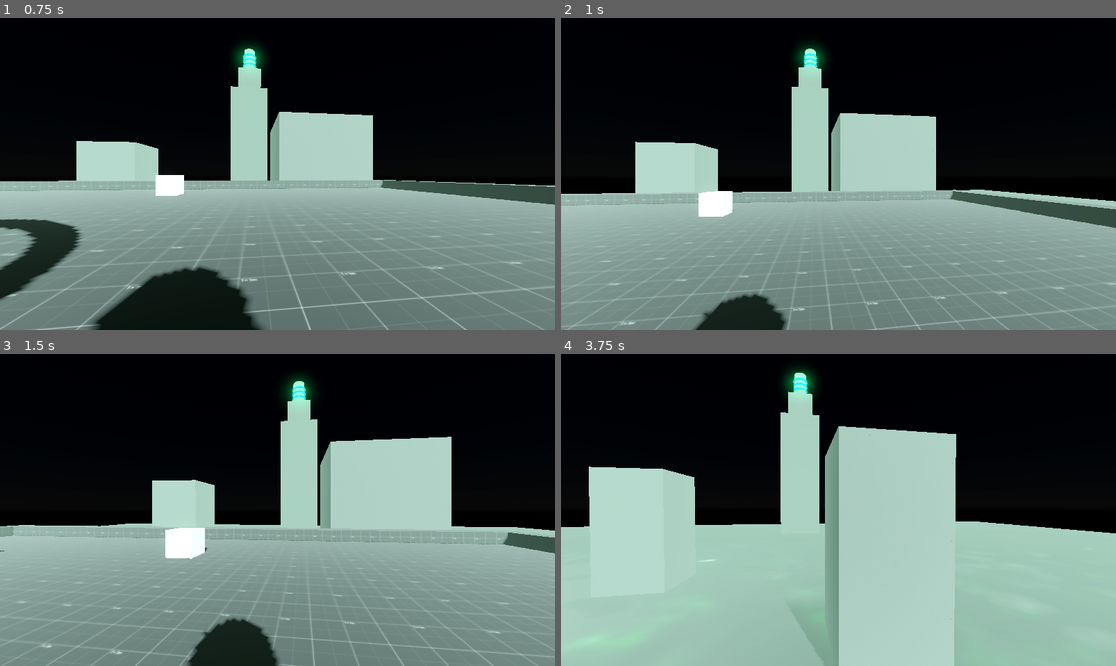
Above: before the commit, frames 1-4 (two rows, left to right).
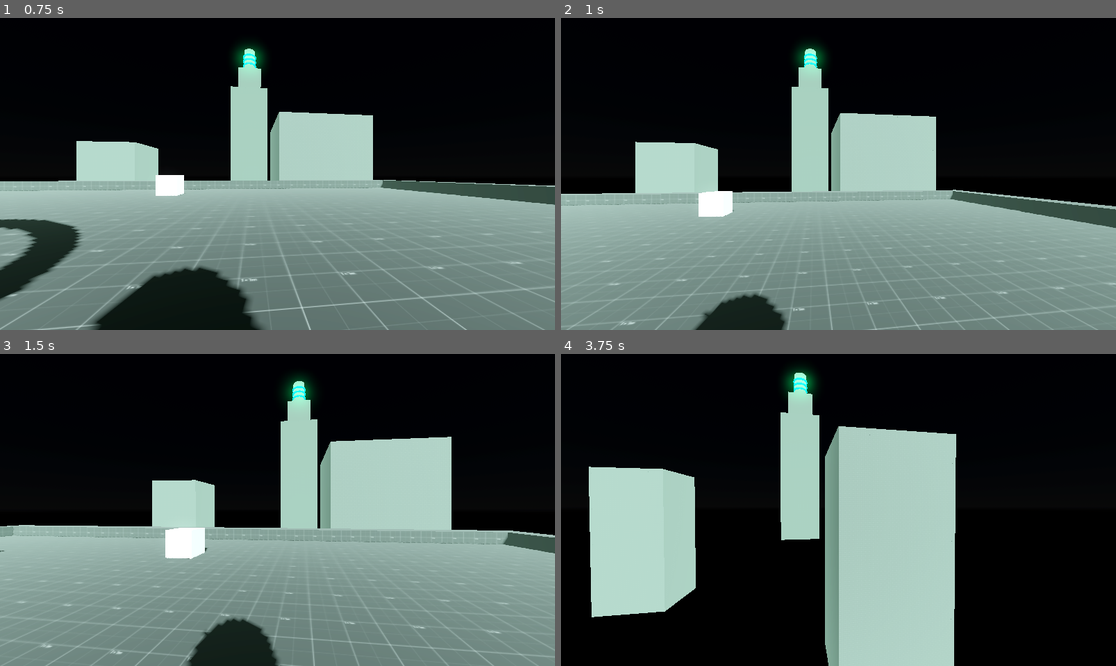
Above: after the commit, the same moments.

Repository: RuffledPlume/GWF-78
Game: Godot game, scene res://Levels/Sandbox.tscn
Same seed, same stepped clock (60 frames per second), same inputs: the game is played once before the commit and once after it.
Inputs (mouse positions are in pixels of both pictures, inside the frame that each line leads up to):
- Up to frame 1 (0.75 s): tap Enter at 0.5 s; move the mouse to (305, 174) at 0.52 s; hold W (Forward) from 0.53 s (still down); click (305, 174) at 0.6 s
- Up to frame 2 (1 s): keep holding W (Forward); tap Space (Jump) at 0.77 s
- Up to frame 3 (1.5 s): keep holding W (Forward); move the mouse to (249, 510) at 1.27 s; click (249, 510) at 1.35 s
- Up to frame 4 (3.75 s): keep holding W (Forward); tap Space (Jump) at 1.52, 3.02 s; move the mouse to (849, 503) at 2.02 s; click (849, 503) at 2.1 s; move the mouse to (832, 516) at 2.77 s; click (832, 516) at 2.85 s; move the mouse to (877, 513) at 3.52 s; click (877, 513) at 3.6 s

Frame 1 is identical in both runs. In frame 2, 0.3% of the frame differs, in the area x 72-100%, y 55-61%; in frame 3, 0.4%; in frame 4, 29%, in the area x 0-100%, y 53-100%.

Commit message:
Toxic Smog Vertex Shader Added

Diff:
--- a/Levels/Sandbox.tscn
+++ b/Levels/Sandbox.tscn
@@ -1,9 +1,7 @@
-[gd_scene load_steps=19 format=3 uid="uid://datu3rc6g2iod"]
+[gd_scene load_steps=16 format=3 uid="uid://datu3rc6g2iod"]
 
 [ext_resource type="Texture2D" uid="uid://dt48n212okjo6" path="res://Materials/prototype-texture-with-size.png" id="1_chle4"]
 [ext_resource type="PackedScene" uid="uid://dikcrsr171oyg" path="res://Prefabs/Player.tscn" id="2_k8lnm"]
-[ext_resource type="PackedScene" uid="uid://co51g5vsdgrm0" path="res://Prefabs/FogBarrier.tscn" id="2_pdfes"]
-[ext_resource type="Shader" uid="uid://b8m5vepjk5yr5" path="res://Shader/FogBarrier.tres" id="3_cvv1y"]
 [ext_resource type="PackedScene" uid="uid://fnvvxl6bxw5h" path="res://Prefabs/interaction_test.tscn" id="5_cqemu"]
 [ext_resource type="PackedScene" uid="uid://c0k1dgeaxg3v7" path="res://Prefabs/teleporter.tscn" id="5_lvwsf"]
 
@@ -66,11 +64,6 @@
 albedo_texture = ExtResource("1_chle4")
 uv1_triplanar = true
 
-[sub_resource type="ShaderMaterial" id="ShaderMaterial_6c7mx"]
-resource_local_to_scene = true
-render_priority = 0
-shader = ExtResource("3_cvv1y")
-
 [node name="Sandbox" type="Node3D"]
 
 [node name="WorldEnvironment" type="WorldEnvironment" parent="."]
@@ -398,11 +391,6 @@
 omni_range = 32.422
 omni_attenuation = -0.375
 
-[node name="FogBarrier" parent="." instance=ExtResource("2_pdfes")]
-transform = Transform3D(1, 0, 0, 0, 1, 0, 0, 0, 1, 4, 9, -43)
-material_override = SubResource("ShaderMaterial_6c7mx")
-skeleton = NodePath("../Player/CameraPivot")
-
 [node name="InteractionTest" parent="." instance=ExtResource("5_cqemu")]
 transform = Transform3D(1, 0, 0, 0, 1, 0, 0, 0, 1, 0, 51, -10)
 
--- a/Prefabs/FogBarrier.tscn
+++ b/Prefabs/FogBarrier.tscn
@@ -1,14 +1,18 @@
 [gd_scene load_steps=4 format=3 uid="uid://co51g5vsdgrm0"]
 
-[ext_resource type="Shader" uid="uid://b8m5vepjk5yr5" path="res://Shader/FogBarrier.tres" id="1_mlnvh"]
+[ext_resource type="Shader" uid="uid://b8m5vepjk5yr5" path="res://FogBarrier.tres" id="1_mlnvh"]
 
 [sub_resource type="ShaderMaterial" id="ShaderMaterial_lnbvd"]
 resource_local_to_scene = true
 render_priority = 0
 shader = ExtResource("1_mlnvh")
+shader_parameter/Speed = 1.0
+shader_parameter/Amplitude = Vector3(25, 50, 25)
 
 [sub_resource type="PlaneMesh" id="PlaneMesh_mo8e6"]
 size = Vector2(1000, 1000)
+subdivide_width = 512
+subdivide_depth = 512
 
 [node name="FogBarrier" type="MeshInstance3D"]
 material_override = SubResource("ShaderMaterial_lnbvd")
--- a/Shader/FogBarrier.tres
+++ b/Shader/FogBarrier.tres
@@ -97,10 +97,109 @@
 [sub_resource type="VisualShaderNodeTexture" id="VisualShaderNodeTexture_nettg"]
 texture = SubResource("GradientTexture1D_u6mpe")
 
+[sub_resource type="VisualShaderNodeInput" id="VisualShaderNodeInput_08qkb"]
+expanded_output_ports = [0]
+input_name = "uv"
+
+[sub_resource type="VisualShaderNodeFloatFunc" id="VisualShaderNodeFloatFunc_gyrjl"]
+function = 0
+
+[sub_resource type="VisualShaderNodeFloatOp" id="VisualShaderNodeFloatOp_sin46"]
+operator = 2
+
+[sub_resource type="VisualShaderNodeFloatOp" id="VisualShaderNodeFloatOp_i22ph"]
+
+[sub_resource type="VisualShaderNodeVectorDecompose" id="VisualShaderNodeVectorDecompose_hod76"]
+
+[sub_resource type="VisualShaderNodeFloatOp" id="VisualShaderNodeFloatOp_ywrjm"]
+operator = 2
+
+[sub_resource type="VisualShaderNodeInput" id="VisualShaderNodeInput_wcvk1"]
+expanded_output_ports = [0]
+input_name = "vertex"
+
+[sub_resource type="VisualShaderNodeFloatOp" id="VisualShaderNodeFloatOp_snfwt"]
+
+[sub_resource type="VisualShaderNodeVectorCompose" id="VisualShaderNodeVectorCompose_pquu5"]
+
+[sub_resource type="VisualShaderNodeVec3Parameter" id="VisualShaderNodeVec3Parameter_a2qdx"]
+expanded_output_ports = [0]
+parameter_name = "Amplitude"
+default_value_enabled = true
+default_value = Vector3(25, 50, 25)
+
+[sub_resource type="FastNoiseLite" id="FastNoiseLite_377i2"]
+frequency = 0.02
+
+[sub_resource type="NoiseTexture2D" id="NoiseTexture2D_varii"]
+noise = SubResource("FastNoiseLite_377i2")
+
+[sub_resource type="VisualShaderNodeTexture" id="VisualShaderNodeTexture_po02v"]
+texture = SubResource("NoiseTexture2D_varii")
+
+[sub_resource type="VisualShaderNodeVec3Parameter" id="VisualShaderNodeVec3Parameter_fbqq0"]
+expanded_output_ports = [0]
+parameter_name = "Frequency"
+default_value_enabled = true
+default_value = Vector3(25, 50, 25)
+
+[sub_resource type="VisualShaderNodeInput" id="VisualShaderNodeInput_lmh5d"]
+expanded_output_ports = [0]
+input_name = "uv"
+
+[sub_resource type="VisualShaderNodeFloatOp" id="VisualShaderNodeFloatOp_xru8i"]
+operator = 2
+
+[sub_resource type="VisualShaderNodeVectorDecompose" id="VisualShaderNodeVectorDecompose_wi6rc"]
+
+[sub_resource type="VisualShaderNodeFloatOp" id="VisualShaderNodeFloatOp_5yvg6"]
+operator = 2
+
+[sub_resource type="VisualShaderNodeFloatFunc" id="VisualShaderNodeFloatFunc_rkokg"]
+function = 0
+
+[sub_resource type="VisualShaderNodeFloatOp" id="VisualShaderNodeFloatOp_r8h68"]
+
+[sub_resource type="VisualShaderNodeFloatOp" id="VisualShaderNodeFloatOp_pu0ww"]
+operator = 2
+
+[sub_resource type="VisualShaderNodeFloatOp" id="VisualShaderNodeFloatOp_xx1ot"]
+operator = 2
+
+[sub_resource type="VisualShaderNodeInput" id="VisualShaderNodeInput_3j0fa"]
+expanded_output_ports = [0]
+input_name = "vertex"
+
+[sub_resource type="VisualShaderNodeFloatOp" id="VisualShaderNodeFloatOp_ssm5b"]
+
+[sub_resource type="VisualShaderNodeUVFunc" id="VisualShaderNodeUVFunc_ugl6p"]
+
+[sub_resource type="VisualShaderNodeFloatOp" id="VisualShaderNodeFloatOp_nw3j5"]
+default_input_values = [0, 0.0, 1, 0.005]
+operator = 2
+
+[sub_resource type="VisualShaderNodeVectorOp" id="VisualShaderNodeVectorOp_uwul4"]
+default_input_values = [0, Vector3(0, 0, 0), 1, Vector3(0, 20, 0)]
+operator = 2
+
+[sub_resource type="VisualShaderNodeFloatParameter" id="VisualShaderNodeFloatParameter_2ivld"]
+parameter_name = "Speed"
+hint = 2
+min = 0.5
+max = 5.0
+default_value_enabled = true
+default_value = 1.0
+
+[sub_resource type="VisualShaderNodeInput" id="VisualShaderNodeInput_g1ad8"]
+input_name = "time"
+
 [resource]
 code = "shader_type spatial;
 render_mode blend_mix, depth_draw_opaque, cull_back, diffuse_lambert, specular_schlick_ggx;
 
+uniform float Speed : hint_range(0.5, 5, 0.10000000149012) = 1;
+uniform vec3 Amplitude = vec3(25.000000, 50.000000, 25.000000);
+uniform sampler2D tex_vtx_2;
 uniform sampler2D tex_frg_3;
 uniform sampler2D tex_frg_6;
 uniform sampler2D tex_frg_9;
@@ -109,6 +208,126 @@
 
 
 
+void vertex() {
+// Input:16
+	vec3 n_out16p0 = VERTEX;
+	float n_out16p1 = n_out16p0.r;
+
+
+// Input:10
+	vec2 n_out10p0 = UV;
+	float n_out10p2 = n_out10p0.g;
+
+
+// Input:9
+	float n_out9p0 = TIME;
+
+
+// FloatParameter:6
+	float n_out6p0 = Speed;
+
+
+// FloatOp:12
+	float n_out12p0 = n_out9p0 * n_out6p0;
+
+
+// FloatOp:13
+	float n_out13p0 = n_out10p2 + n_out12p0;
+
+
+// FloatFunc:11
+	float n_out11p0 = sin(n_out13p0);
+
+
+// Vector3Parameter:19
+	vec3 n_out19p0 = Amplitude;
+
+
+// VectorDecompose:14
+	float n_out14p0 = n_out19p0.x;
+	float n_out14p1 = n_out19p0.y;
+	float n_out14p2 = n_out19p0.z;
+
+
+// FloatOp:15
+	float n_out15p0 = n_out11p0 * n_out14p0;
+
+
+// FloatOp:22
+	float n_in22p1 = 0.00000;
+	float n_out22p0 = n_out15p0 * n_in22p1;
+
+
+// FloatOp:17
+	float n_out17p0 = n_out16p1 + n_out22p0;
+
+
+// FloatOp:33
+	float n_in33p1 = 0.00500;
+	float n_out33p0 = n_out9p0 * n_in33p1;
+
+
+// UVFunc:32
+	vec2 n_in32p1 = vec2(1.00000, 1.00000);
+	vec2 n_out32p0 = vec2(n_out33p0) * n_in32p1 + UV;
+
+
+// Texture2D:2
+	vec4 n_out2p0 = texture(tex_vtx_2, n_out32p0);
+
+
+// VectorOp:5
+	vec3 n_in5p1 = vec3(0.00000, 20.00000, 0.00000);
+	vec3 n_out5p0 = vec3(n_out2p0.xyz) * n_in5p1;
+
+
+// VectorDecompose:23
+	float n_out23p0 = n_out5p0.x;
+	float n_out23p1 = n_out5p0.y;
+	float n_out23p2 = n_out5p0.z;
+
+
+// Input:30
+	vec3 n_out30p0 = VERTEX;
+	float n_out30p3 = n_out30p0.b;
+
+
+// FloatOp:24
+	float n_out24p0 = n_out9p0 * n_out6p0;
+
+
+// FloatOp:26
+	float n_in26p0 = 0.00000;
+	float n_out26p0 = n_in26p0 + n_out24p0;
+
+
+// FloatFunc:25
+	float n_out25p0 = sin(n_out26p0);
+
+
+// FloatOp:27
+	float n_out27p0 = n_out25p0 * n_out14p2;
+
+
+// FloatOp:29
+	float n_in29p1 = 0.00000;
+	float n_out29p0 = n_out27p0 * n_in29p1;
+
+
+// FloatOp:31
+	float n_out31p0 = n_out30p3 + n_out29p0;
+
+
+// VectorCompose:18
+	vec3 n_out18p0 = vec3(n_out17p0, n_out23p1, n_out31p0);
+
+
+// Output:0
+	VERTEX = n_out18p0;
+
+
+}
+
 void fragment() {
 // Input:2
 	float n_out2p0 = TIME;
@@ -175,7 +394,63 @@
 
 }
 "
-graph_offset = Vector2(-534.7, -106.351)
+graph_offset = Vector2(-364.394, -96.8664)
+nodes/vertex/0/position = Vector2(640, 0)
+nodes/vertex/2/node = SubResource("VisualShaderNodeTexture_po02v")
+nodes/vertex/2/position = Vector2(-520, -280)
+nodes/vertex/5/node = SubResource("VisualShaderNodeVectorOp_uwul4")
+nodes/vertex/5/position = Vector2(-180, -220)
+nodes/vertex/6/node = SubResource("VisualShaderNodeFloatParameter_2ivld")
+nodes/vertex/6/position = Vector2(-1400, 780)
+nodes/vertex/9/node = SubResource("VisualShaderNodeInput_g1ad8")
+nodes/vertex/9/position = Vector2(-1500, 140)
+nodes/vertex/10/node = SubResource("VisualShaderNodeInput_08qkb")
+nodes/vertex/10/position = Vector2(-1180, 480)
+nodes/vertex/11/node = SubResource("VisualShaderNodeFloatFunc_gyrjl")
+nodes/vertex/11/position = Vector2(-580, 720)
+nodes/vertex/12/node = SubResource("VisualShaderNodeFloatOp_sin46")
+nodes/vertex/12/position = Vector2(-1080, 680)
+nodes/vertex/13/node = SubResource("VisualShaderNodeFloatOp_i22ph")
+nodes/vertex/13/position = Vector2(-820, 680)
+nodes/vertex/14/node = SubResource("VisualShaderNodeVectorDecompose_hod76")
+nodes/vertex/14/position = Vector2(-900, 1080)
+nodes/vertex/15/node = SubResource("VisualShaderNodeFloatOp_ywrjm")
+nodes/vertex/15/position = Vector2(-340, 700)
+nodes/vertex/16/node = SubResource("VisualShaderNodeInput_wcvk1")
+nodes/vertex/16/position = Vector2(-440, 480)
+nodes/vertex/17/node = SubResource("VisualShaderNodeFloatOp_snfwt")
+nodes/vertex/17/position = Vector2(-60, 680)
+nodes/vertex/18/node = SubResource("VisualShaderNodeVectorCompose_pquu5")
+nodes/vertex/18/position = Vector2(280, 480)
+nodes/vertex/19/node = SubResource("VisualShaderNodeVec3Parameter_a2qdx")
+nodes/vertex/19/position = Vector2(-1400, 1100)
+nodes/vertex/20/node = SubResource("VisualShaderNodeVec3Parameter_fbqq0")
+nodes/vertex/20/position = Vector2(-1420, 1500)
+nodes/vertex/21/node = SubResource("VisualShaderNodeInput_lmh5d")
+nodes/vertex/21/position = Vector2(-420, 920)
+nodes/vertex/22/node = SubResource("VisualShaderNodeFloatOp_xru8i")
+nodes/vertex/22/position = Vector2(0, 900)
+nodes/vertex/23/node = SubResource("VisualShaderNodeVectorDecompose_wi6rc")
+nodes/vertex/23/position = Vector2(80, 120)
+nodes/vertex/24/node = SubResource("VisualShaderNodeFloatOp_5yvg6")
+nodes/vertex/24/position = Vector2(-860, 1320)
+nodes/vertex/25/node = SubResource("VisualShaderNodeFloatFunc_rkokg")
+nodes/vertex/25/position = Vector2(-360, 1360)
+nodes/vertex/26/node = SubResource("VisualShaderNodeFloatOp_r8h68")
+nodes/vertex/26/position = Vector2(-600, 1320)
+nodes/vertex/27/node = SubResource("VisualShaderNodeFloatOp_pu0ww")
+nodes/vertex/27/position = Vector2(-120, 1340)
+nodes/vertex/29/node = SubResource("VisualShaderNodeFloatOp_xx1ot")
+nodes/vertex/29/position = Vector2(140, 1340)
+nodes/vertex/30/node = SubResource("VisualShaderNodeInput_3j0fa")
+nodes/vertex/30/position = Vector2(-240, 1120)
+nodes/vertex/31/node = SubResource("VisualShaderNodeFloatOp_ssm5b")
+nodes/vertex/31/position = Vector2(320, 1120)
+nodes/vertex/32/node = SubResource("VisualShaderNodeUVFunc_ugl6p")
+nodes/vertex/32/position = Vector2(-480, 100)
+nodes/vertex/33/node = SubResource("VisualShaderNodeFloatOp_nw3j5")
+nodes/vertex/33/position = Vector2(-1120, 80)
+nodes/vertex/connections = PackedInt32Array(2, 0, 5, 0, 9, 0, 12, 0, 6, 0, 12, 1, 10, 2, 13, 0, 12, 0, 13, 1, 13, 0, 11, 0, 11, 0, 15, 0, 14, 0, 15, 1, 16, 1, 17, 0, 17, 0, 18, 0, 19, 0, 14, 0, 15, 0, 22, 0, 24, 0, 26, 1, 26, 0, 25, 0, 25, 0, 27, 0, 14, 2, 27, 1, 6, 0, 24, 1, 9, 0, 24, 0, 27, 0, 29, 0, 30, 3, 31, 0, 29, 0, 31, 1, 31, 0, 18, 2, 22, 0, 17, 1, 18, 0, 0, 0, 5, 0, 23, 0, 23, 1, 18, 1, 32, 0, 2, 0, 9, 0, 33, 0, 33, 0, 32, 2)
 nodes/fragment/0/position = Vector2(1160, 160)
 nodes/fragment/2/node = SubResource("VisualShaderNodeInput_srbl5")
 nodes/fragment/2/position = Vector2(-1760, 380)
Not shown: 1 places in Shader/FogBarrier.tres that only renumber resources
